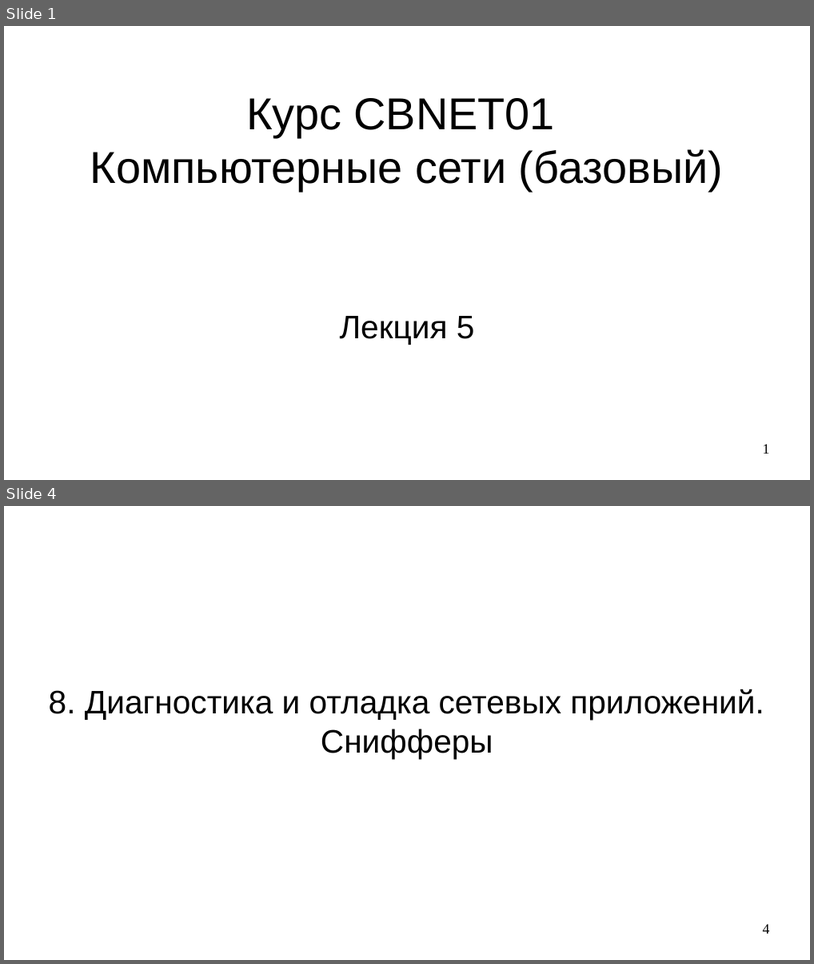
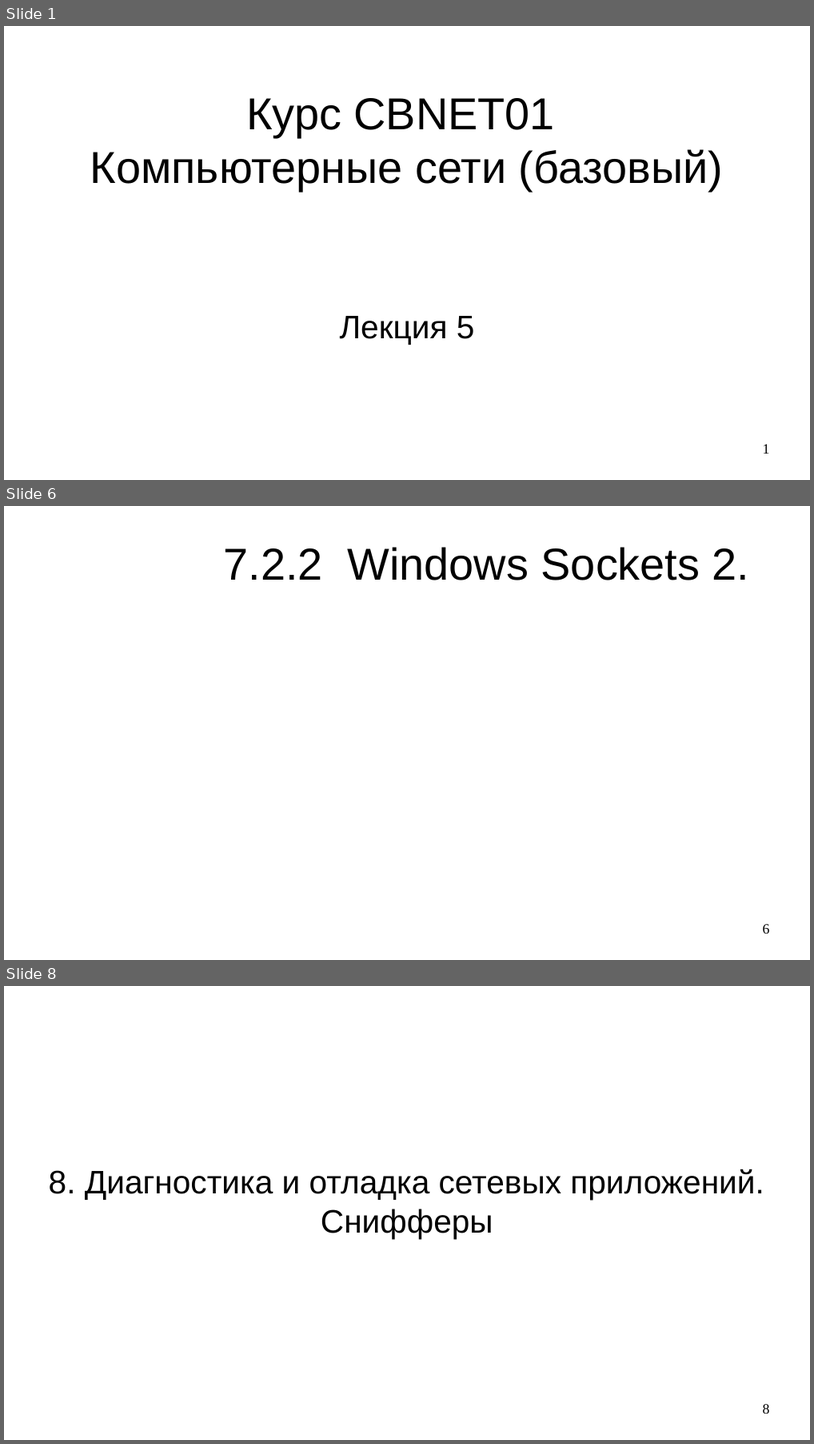
Before and after one commit to steelcraft/stud-lab, a slide deck: Лекции/CBNET01#L5.odp. Shown one above the other, each under a label of ours: slides 1 and 4 before the commit, slides 1, 6 and 8 after it; the slides between them are not shown. The pictures are 814x964 and 814x1444 pixels, drawn with LibreOffice and Linux fonts; fonts in the diff are those of the drawing. Boxes give left, top, right and bottom in pixels: in the first picture for what was removed or moved away, otherwise in the second. Text is boxed around its words. In the diff, an @@ line names an element or a change of style, - is before the commit and + after.

```diff
--- a/Лекции/CBNET01#L5.odp
+++ b/Лекции/CBNET01#L5.odp
@@ slide 6 added at box(4, 506, 810, 960), background #FFFFFF @@
@@ title added at box(224, 547, 750, 580), 44 pt, text #000000 @@
+7.2.2 Windows Sockets 2.
@@ page number added at box(763, 924, 770, 933), 14 pt, text #000000 @@
+6
@@ what was slide 4 is now slide 8 @@
@@ page number at box(763, 1404, 770, 1413): text changed @@
-4
+8
```
Also in this commit, not shown: 3 slides changed, 4 other slides added, 1 slide removed.
